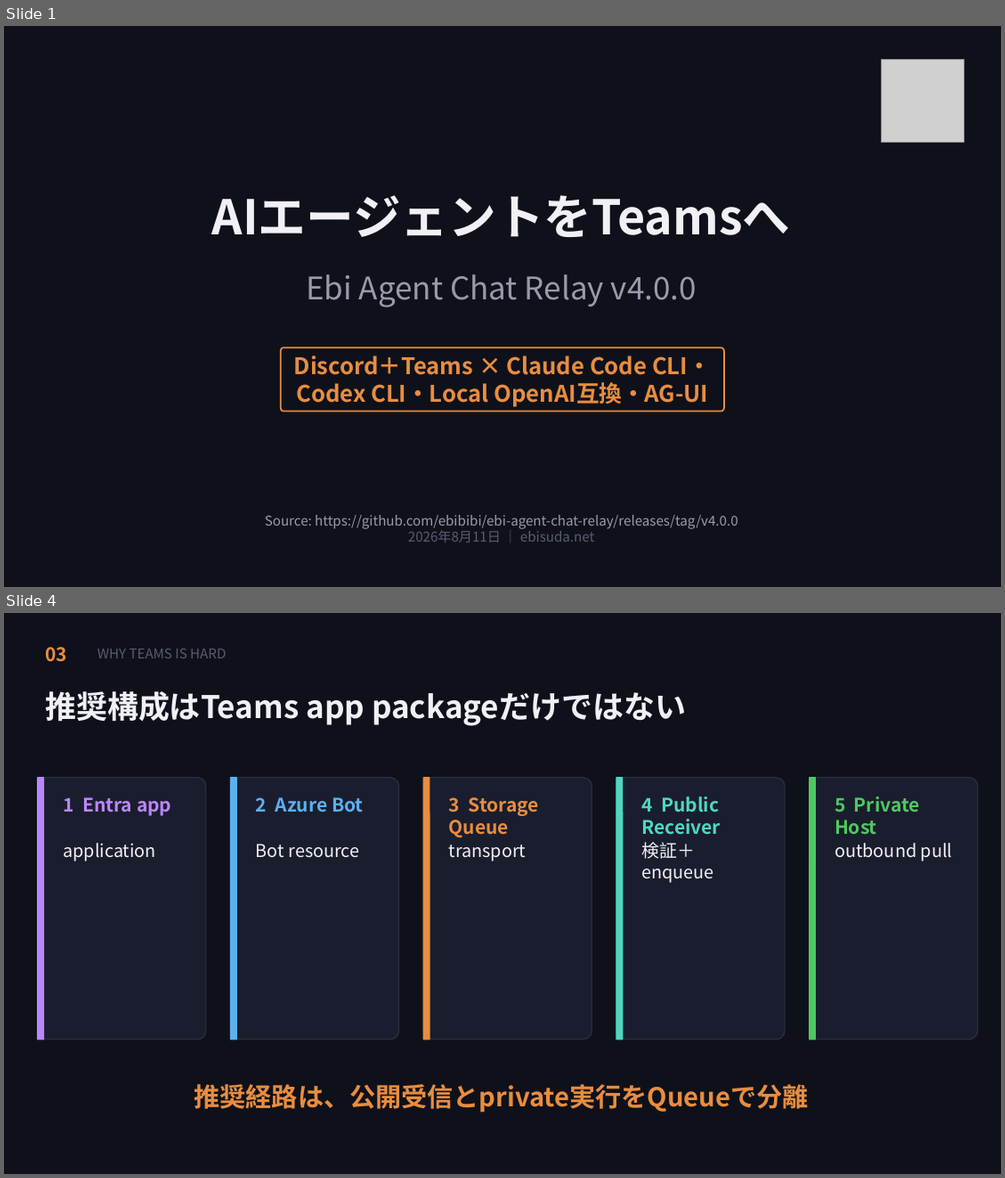
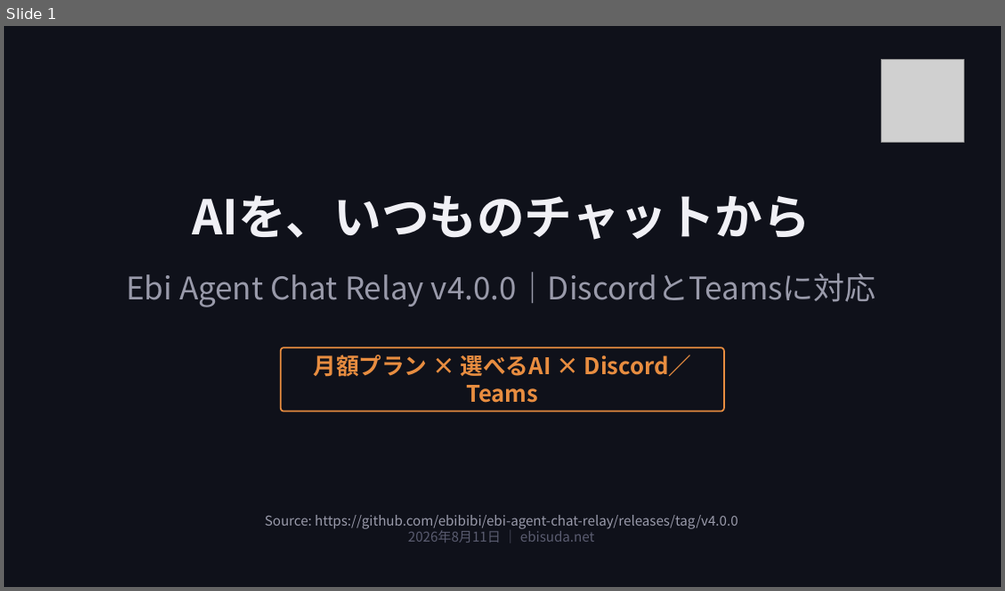
Before and after one commit to ebibibi/presentations, a slide deck: 20260811_EbiAgentChatRelay_v4/Ebi Agent Chat Relay v4 - DiscordとTeamsから複数AIを使う.pptx. Shown one above the other, each under a label of ours: slides 1 and 4 before the commit, slide 1 after it; the slides between them are not shown. The pictures are 1005x1178 and 1005x591 pixels, drawn with LibreOffice and Linux fonts; fonts in the diff are those of the drawing; grey boxes stand for pictures. Boxes give left, top, right and bottom in pixels: in the first picture for what was removed or moved away, otherwise in the second. Text is boxed around its words. In the diff, an @@ line names an element or a change of style, - is before the commit and + after.

Commit message:
docs: simplify Ebi Agent Chat Relay v4 video deck (#10)

```diff
--- a/20260811_EbiAgentChatRelay_v4/Ebi Agent Chat Relay v4 - DiscordとTeamsから複数AIを使う.pptx
+++ b/20260811_EbiAgentChatRelay_v4/Ebi Agent Chat Relay v4 - DiscordとTeamsから複数AIを使う.pptx
@@ slide 4 removed at (4,613,1001,1174), background #0F111A @@
@@ text removed at (45,647,67,662) @@
-03
@@ text removed at (97,649,226,658) @@
-WHY TEAMS IS HARD
@@ text removed at (45,691,686,726) @@
-推奨構成はTeams app packageだけではない
@@ rounded rectangle removed at (38,778,206,1039) @@
@@ rounded rectangle removed at (38,778,44,1039) @@
@@ text removed at (63,797,171,816) @@
-1 Entra app
@@ rounded rectangle removed at (231,778,399,1039) @@
@@ rounded rectangle removed at (231,778,236,1039) @@
@@ text removed at (256,797,364,812) @@
-2 Azure Bot
@@ rounded rectangle removed at (423,778,591,1039) @@
@@ rounded rectangle removed at (423,778,429,1039) @@
@@ text removed at (449,797,539,837) @@
-3 Storage Queue
@@ rounded rectangle removed at (616,778,785,1039) @@
@@ rounded rectangle removed at (616,778,623,1039) @@
@@ text removed at (641,796,720,835) @@
-4 Public Receiver
@@ rounded rectangle removed at (809,778,978,1039) @@
@@ rounded rectangle removed at (809,778,816,1039) @@
@@ text removed at (834,796,920,835) @@
-5 Private Host
@@ text removed at (63,843,156,861) @@
-application
@@ text removed at (256,844,360,858) @@
-Bot resource
@@ text removed at (449,844,526,861) @@
-transport
@@ text removed at (641,842,714,883) @@
-検証＋enqueue
@@ text removed at (834,843,953,861) @@
-outbound pull
@@ text removed at (194,1084,809,1112) @@
-推奨経路は、公開受信とprivate実行をQueueで分離
@@ slide 1 changed as well @@
@@ text at (192,195,810,240): text changed @@
-AIエージェントをTeamsへ
+AIを、いつものチャットから
@@ text at (126,272,876,307): text changed @@
-Ebi Agent Chat Relay v4.0.0
+Ebi Agent Chat Relay v4.0.0｜DiscordとTeamsに対応
@@ text at (313,354,692,402): text changed @@
-Discord＋Teams × Claude Code CLI・Codex CLI・Local OpenAI互換・AG-UI
+月額プラン × 選べるAI × Discord／Teams
```
Also in this commit, not shown: 9 slides added, 12 other slides removed, 24 other files.
